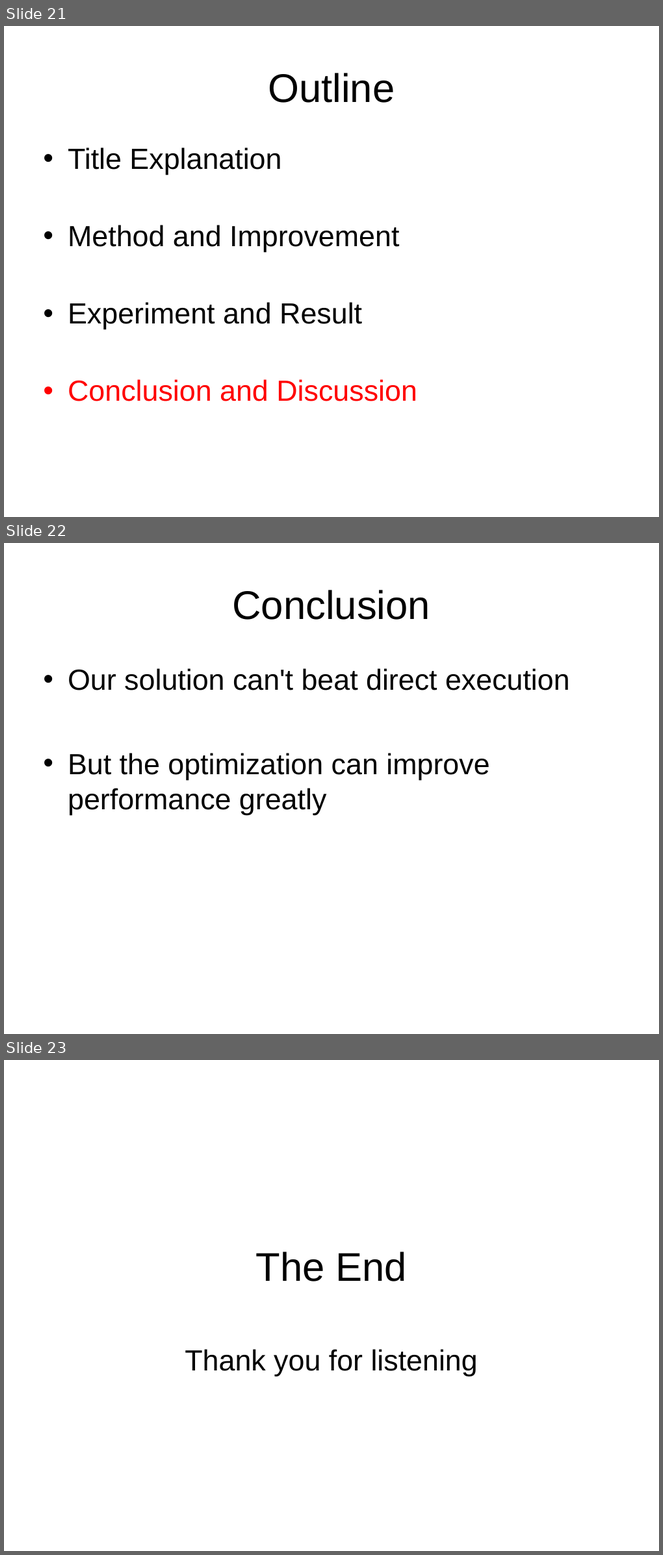
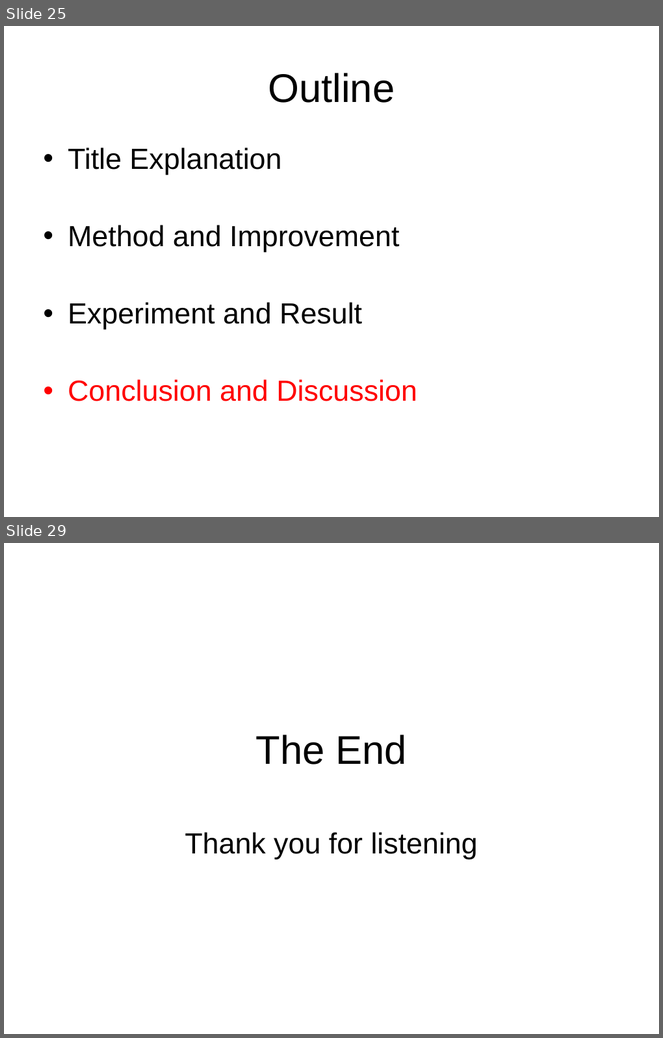
Before and after one commit to chenjiia/Thesis, a slide deck: thesis_presentation/presentation.ppt. Shown one above the other, each under a label of ours: slides 21, 22 and 23 before the commit, slides 25 and 29 after it; the slides between them are not shown. The pictures are 663x1555 and 663x1038 pixels, drawn with LibreOffice and Linux fonts; fonts in the diff are those of the drawing. Boxes give left, top, right and bottom in pixels: in the first picture for what was removed or moved away, otherwise in the second. Text is boxed around its words. In the diff, an @@ line names an element or a change of style, - is before the commit and + after.

```diff
--- a/thesis_presentation/presentation.ppt
+++ b/thesis_presentation/presentation.ppt
@@ slide 22 removed at (4,543,659,1034), background #FFFFFF @@
@@ title removed at (232,590,430,620) @@
-Conclusion
@@ text removed at (68,668,570,815) @@
-• Our solution can't beat direct execution
-• But the optimization can improve performance greatly
@@ what was slide 21 is now slide 25 @@
@@ what was slide 23 is now slide 29 @@
```
Also in this commit, not shown: 3 slides changed, 10 slides added, 3 other slides removed, 3 other files.
